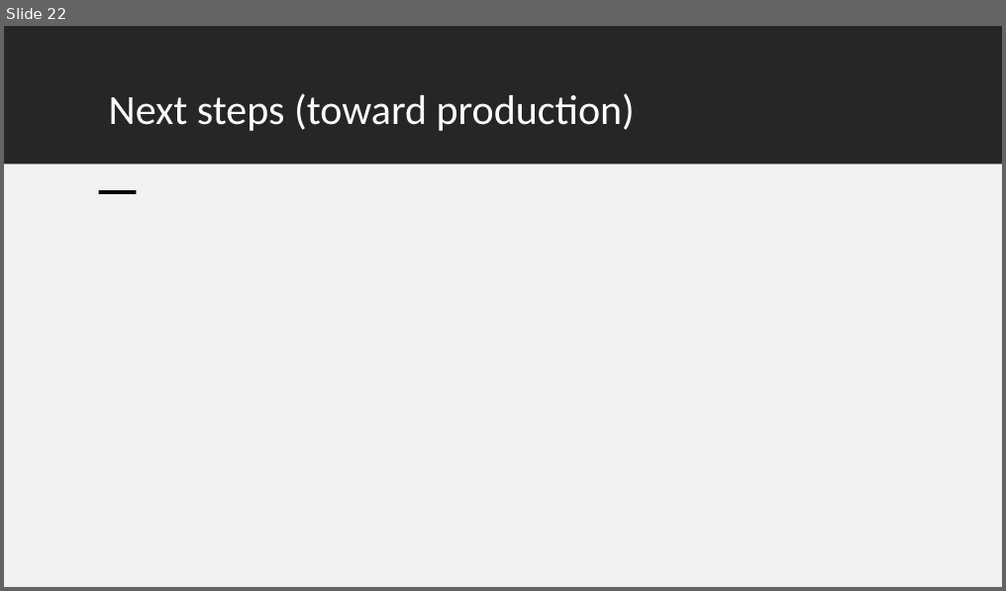
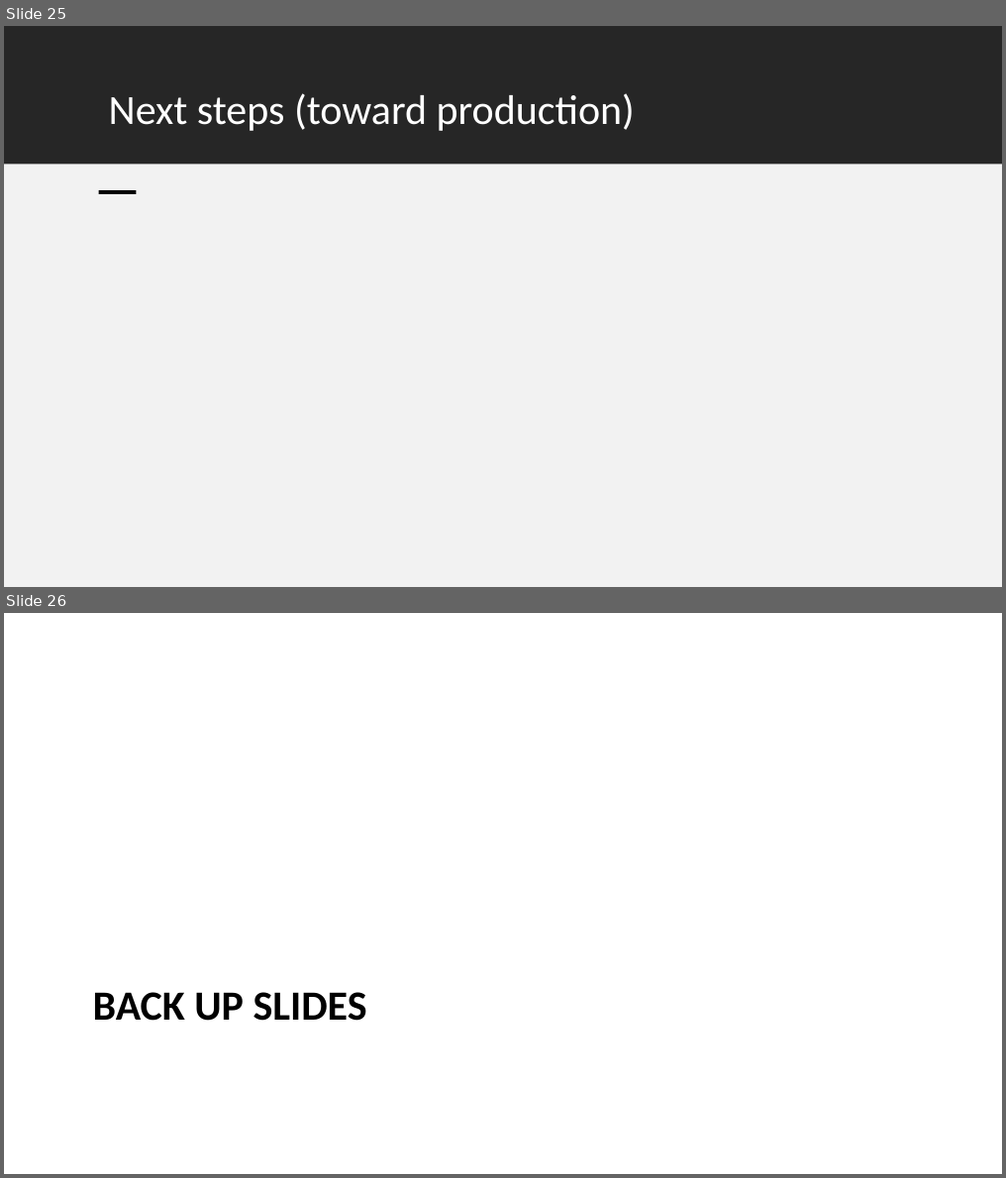
Before and after one commit to JinjieChen19/POS-simulation, a slide deck: PoS draft.pptx. Shown one above the other, each under a label of ours: slide 22 before the commit, slides 25 and 26 after it. The pictures are 1006x591 and 1006x1178 pixels, drawn with LibreOffice and Linux fonts; fonts in the diff are those of the drawing; grey boxes stand for pictures. Boxes give left, top, right and bottom in pixels: in the first picture for what was removed or moved away, otherwise in the second. Text is boxed around its words. In the diff, an @@ line names an element or a change of style, - is before the commit and + after.

```diff
--- a/PoS draft.pptx
+++ b/PoS draft.pptx
@@ slide 26 added at (4, 613, 1002, 1174), background #FFFFFF @@
@@ title added at (93, 992, 367, 1021), 30 pt, text #000000, bold @@
+BACK UP SLIDES
@@ what was slide 22 is now slide 25 @@
```
Also in this commit, not shown: 7 slides changed, 6 other slides added, 1 slide removed, 1 other file.
